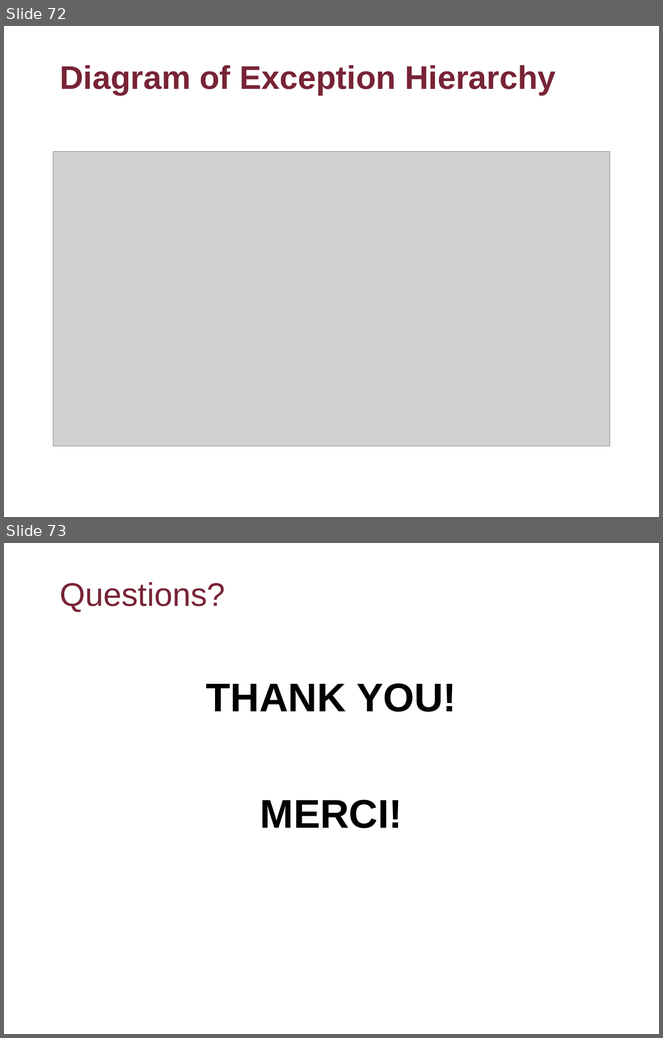
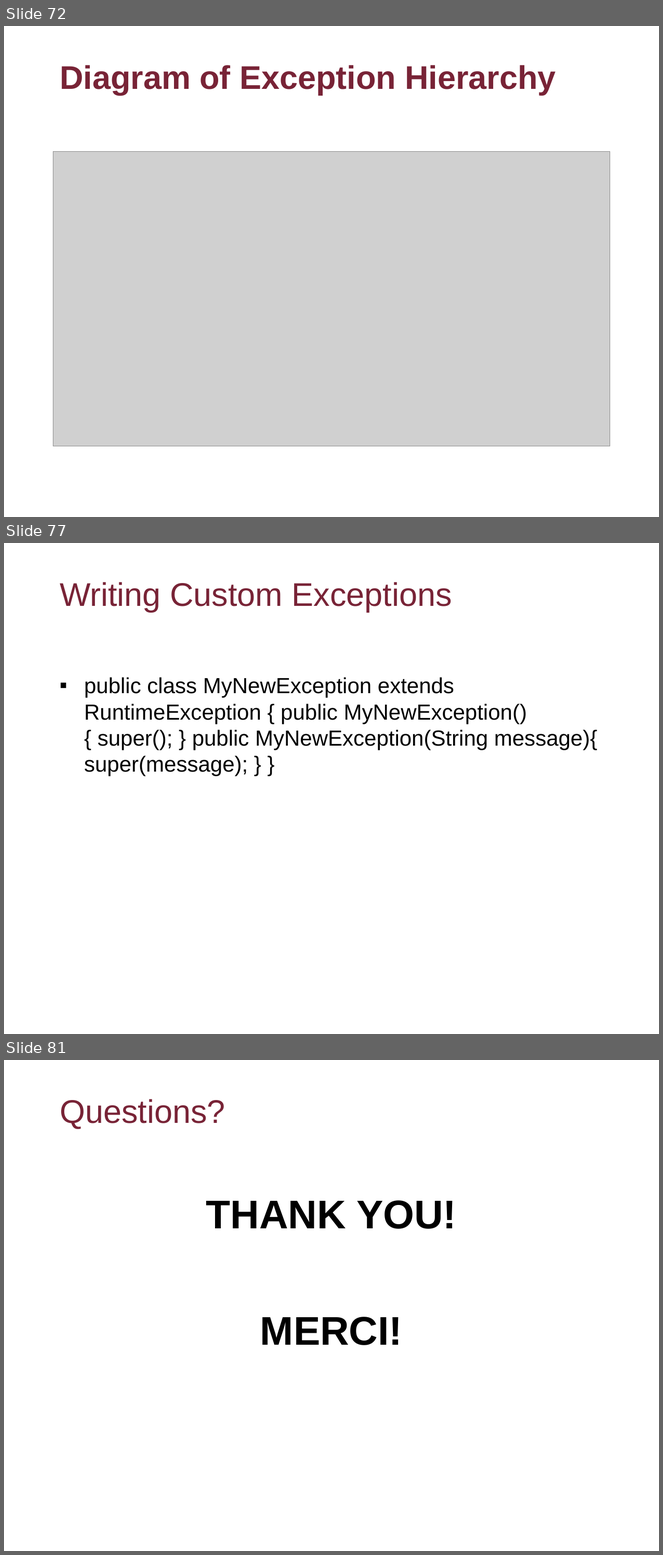
Before and after one commit to flyworker/java-workshop, a slide deck: Advanced Java Workshop-Concordia.ppt. Shown one above the other, each under a label of ours: slides 72 and 73 before the commit, slides 72, 77 and 81 after it; the slides between them are not shown. The pictures are 663x1038 and 663x1555 pixels, drawn with LibreOffice and Linux fonts; fonts in the diff are those of the drawing; grey boxes stand for pictures; background and template pictures are left out. Boxes give left, top, right and bottom in pixels: in the first picture for what was removed or moved away, otherwise in the second. Text is boxed around its words. In the diff, an @@ line names an element or a change of style, - is before the commit and + after.

```diff
--- a/Advanced Java Workshop-Concordia.ppt
+++ b/Advanced Java Workshop-Concordia.ppt
@@ slide 77 added at (x1=4, y1=543, x2=659, y2=1034), background picture (left out) @@
@@ title added at (x1=60, y1=582, x2=452, y2=612), 36 pt, text #782336 @@
+Writing Custom Exceptions
@@ text added at (x1=84, y1=677, x2=597, y2=776), 24 pt, text #000000 @@
+▪ public class MyNewException extends RuntimeException { public MyNewException(){ super(); } public MyNewException(String message){ super(message); } }
@@ what was slide 73 is now slide 81 @@
```
Also in this commit, not shown: 7 other slides added, 12 other files.
